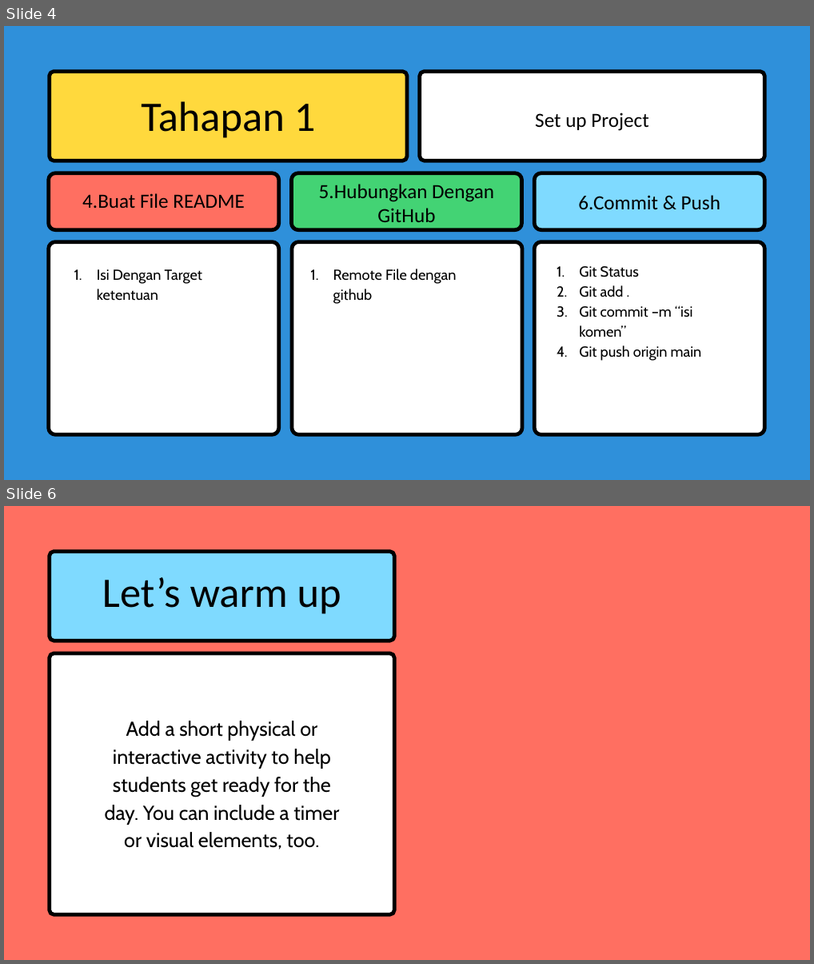
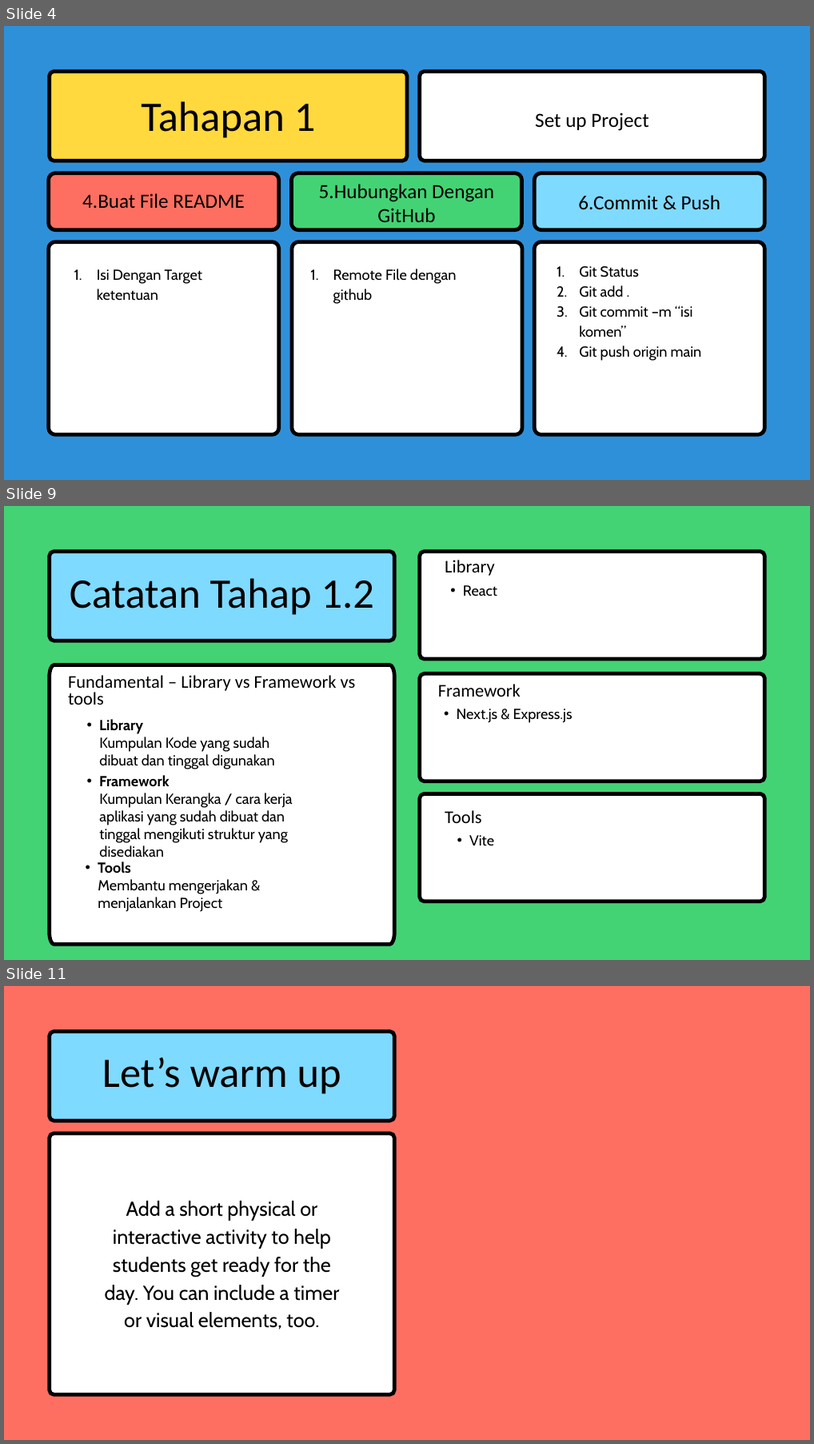
Before and after one commit to MuhammadRamdani121/Fullstack-30Hari, a slide deck: Rangkuman Cepat.pptx. Shown one above the other, each under a label of ours: slides 4 and 6 before the commit, slides 4, 9 and 11 after it; the slides between them are not shown. The pictures are 814x964 and 814x1444 pixels, drawn with LibreOffice and Linux fonts; fonts in the diff are those of the drawing. Boxes give left, top, right and bottom in pixels: in the first picture for what was removed or moved away, otherwise in the second. Text is boxed around its words. In the diff, an @@ line names an element or a change of style, - is before the commit and + after.

```diff
--- a/Rangkuman Cepat.pptx
+++ b/Rangkuman Cepat.pptx
@@ slide 9 added at (x1=4, y1=506, x2=810, y2=960), background #43D374 @@
@@ freeform shape added at (x1=49, y1=551, x2=394, y2=640), fill #7FDAFF, outline #000000 6.75 pt @@
@@ freeform shape added at (x1=420, y1=551, x2=765, y2=659), fill #FFFFFF, outline #000000 6.75 pt @@
@@ text added at (x1=445, y1=560, x2=494, y2=576), 32 pt, text #000000 @@
+Library
@@ text added at (x1=70, y1=578, x2=374, y2=615), 75 pt, text #000000 @@
+Catatan Tahap 1.2
@@ text added at (x1=463, y1=585, x2=498, y2=596), 26 pt, text #000000 @@
+  • React
@@ freeform shape added at (x1=49, y1=665, x2=394, y2=944), fill #FFFFFF, outline #000000 6.75 pt @@
@@ freeform shape added at (x1=420, y1=673, x2=765, y2=781), fill #FFFFFF, outline #000000 6.75 pt @@
@@ text added at (x1=68, y1=675, x2=356, y2=704), 32 pt, text #000000 @@
+Fundamental – Library vs Framework vs tools
@@ text added at (x1=438, y1=684, x2=521, y2=696), 32 pt, text #000000 @@
+Framework
@@ text added at (x1=99, y1=719, x2=143, y2=734), 26 pt, text #000000, bold @@
+  • Library
@@ text added at (x1=457, y1=708, x2=573, y2=723), 26 pt, text #000000 @@
+  • Next.js & Express.js
@@ text added at (x1=99, y1=736, x2=274, y2=769), 26 pt, text #000000 @@
+  Kumpulan Kode yang sudah dibuat dan tinggal digunakan
@@ text added at (x1=99, y1=775, x2=170, y2=786), 26 pt, text #000000, bold @@
+  • Framework
@@ text added at (x1=99, y1=792, x2=293, y2=856), 26 pt, text #000000 @@
+  Kumpulan Kerangka / cara kerja aplikasi yang sudah dibuat dan tinggal mengikuti struktur yang disediakan
@@ freeform shape added at (x1=420, y1=793, x2=765, y2=901), fill #FFFFFF, outline #000000 6.75 pt @@
@@ text added at (x1=445, y1=810, x2=482, y2=823), 32 pt, text #000000 @@
+Tools
@@ text added at (x1=470, y1=835, x2=494, y2=846), 26 pt, text #000000 @@
+  • Vite
@@ text added at (x1=98, y1=861, x2=131, y2=872), 26 pt, text #000000, bold @@
+  • Tools
@@ text added at (x1=98, y1=879, x2=248, y2=912), 26 pt, text #000000 @@
+  Membantu mengerjakan & menjalankan Project
@@ what was slide 6 is now slide 11 @@
```
Also in this commit, not shown: 1 slide changed, 5 other slides added, 3 slides removed, 1 other file.
